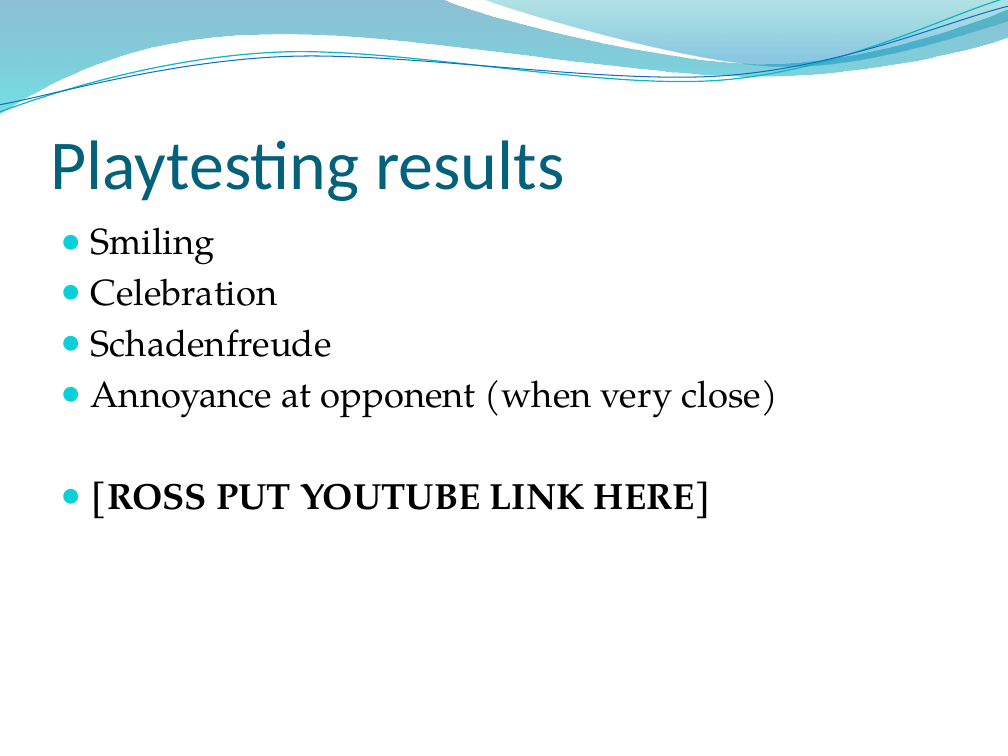
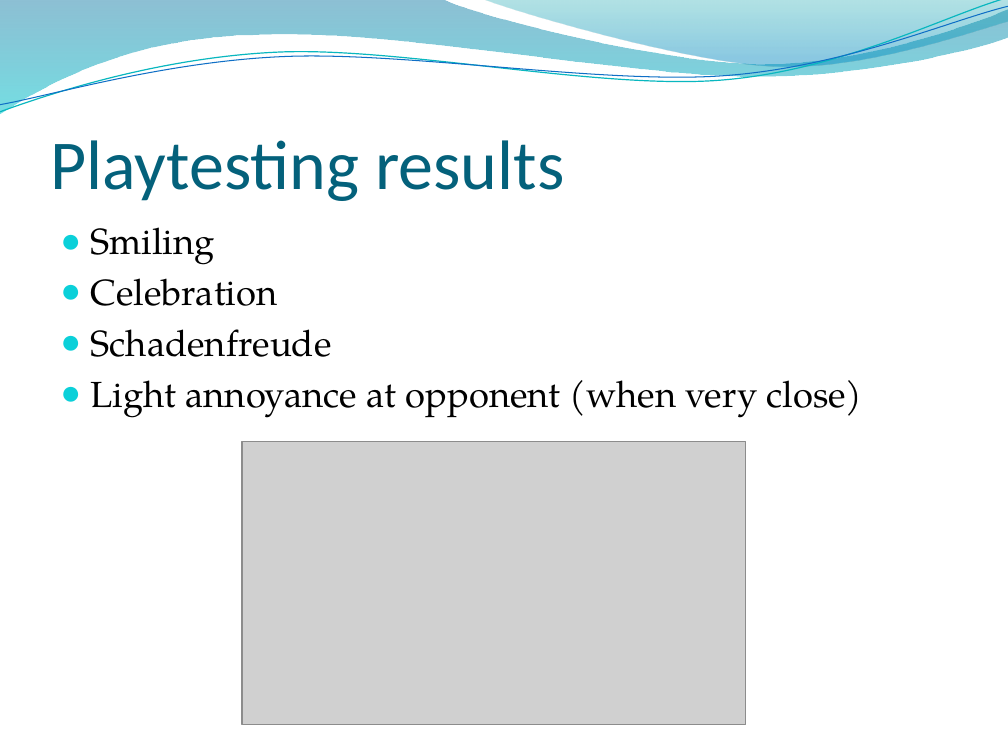
Before and after one commit to UoSGamesGroups/second-semester-s2-group-20, a slide deck: slide 10 of Presentations/Pitch 1 Presentation.pptx (slide 11 before the commit). Drawn at 1008x756 pixels with LibreOffice and Linux fonts; fonts in the diff are those of the drawing; grey boxes stand for pictures; background and template pictures are left out. Boxes give left, top, right and bottom in pixels: in the first picture for what was removed or moved away, otherwise in the second. Text is boxed around its words. In the diff, an @@ line names an element or a change of style, - is before the commit and + after.

```diff
--- a/Presentations/Pitch 1 Presentation.pptx
+++ b/Presentations/Pitch 1 Presentation.pptx
@@ text at box(91, 380, 862, 418): text changed @@
-● Annoyance at opponent (when very close)
-● [ROSS PUT YOUTUBE LINK HERE]
+● Light annoyance at opponent (when very close)
@@ picture added at box(242, 442, 746, 725) @@
```
Also in this commit, not shown: 6 other slides changed, 1 slide added, 2 slides removed.
